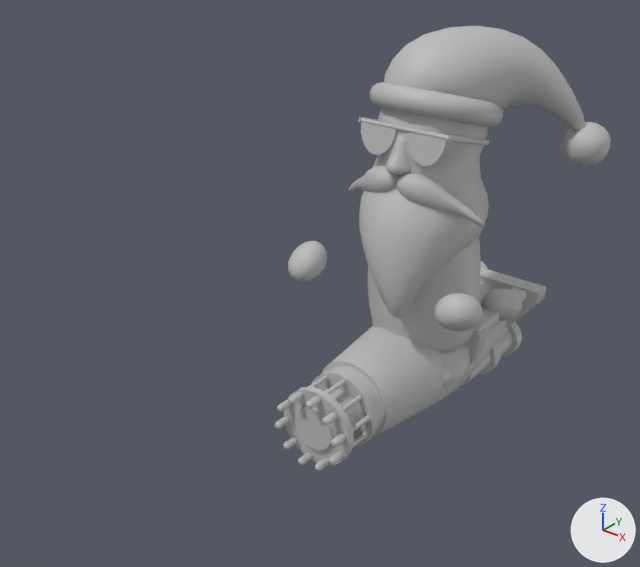
A saved change to the FBX model _UNITY/G1_TD_Santower_Project/Assets/TD/Models_Sprites/Characters/Santa_Low_Poly/Santa.fbx.
The view is the same before and after, from a 50 mm lens placed at (2.34, -3.81, 2.6), pointed at (-0.08, -0.79, 0.73). The lights are fixed; the arrows at lower right show +X, +Y and +Z. Where no turn or scale is listed for an object, it has been applied to the vertices.

The older version as bpy lines, for what is in view:
```python
ob_gatling_canon = bpy.data.objects.new('Gatling_Canon', me_mesh_012)
ob_gatling_canon.location = (0.0, 0.0, 0.0)
ob_gatling_manivelle = bpy.data.objects.new('Gatling_Manivelle', me_mesh_014)
ob_gatling_manivelle.location = (0.0, 0.0, 0.0)
ob_gatling_poignee = bpy.data.objects.new('Gatling_Poignee', me_mesh_013)
ob_gatling_poignee.location = (0.0, 0.0, 0.0)
ob_santa_gatlinghands_l = bpy.data.objects.new('Santa_GatlingHands.L', me_mesh_001)
ob_santa_gatlinghands_l.location = (0.312, 0.413, 0.252)
ob_santa_gatlinghands_r = bpy.data.objects.new('Santa_GatlingHands.R', me_mesh_002)
ob_santa_gatlinghands_r.location = (-0.178, 0.984, 0.065)
ob_santa_hands_r = bpy.data.objects.new('Santa_Hands.R', me_mesh_009)
ob_santa_hands_r.location = (-0.446, -0.406, 0.593)
# also in view: 'Santa_Canon' at (0.01, 0.01, 0.0); 'Santa_Body' at (0.01, -0.05, 0.8); 'Santa_Foot' at (0.01, 0.03, 0.07); 'Santa_Hands.L' at (0.48, -0.42, 0.6); 'Santa_Hat' at (0.19, 0.25, 1.45)
```
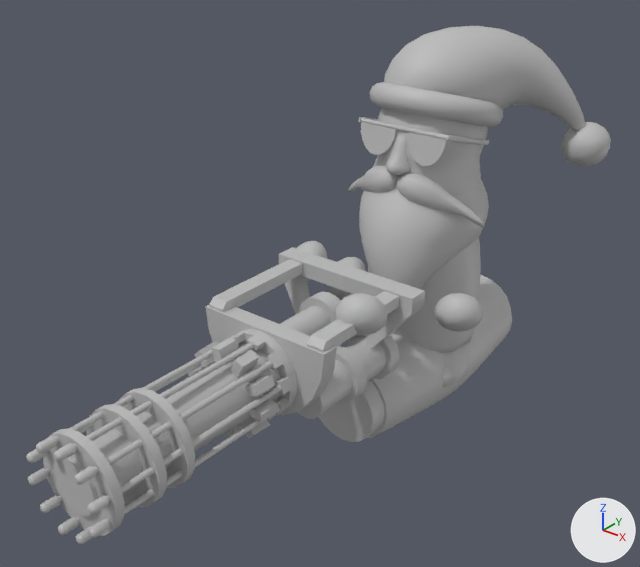
Boxes (x1, y1, x2, y2) around the edits, measured in the pictures (640 x 567 px):
```json
{"object": "Gatling_Canon", "change": "moved", "before": [275, 370, 378, 471], "after": [26, 329, 298, 545]}
{"object": "Gatling_Poignee", "change": "moved", "before": [462, 267, 546, 385], "after": [205, 247, 425, 419]}
{"object": "Santa_GatlingHands.L", "change": "moved", "before": [481, 289, 522, 321], "after": [335, 293, 387, 335]}
{"object": "Gatling_Manivelle", "change": "moved", "after": [280, 292, 341, 336], "on screen": "not visible before"}
{"object": "Santa_GatlingHands.R", "change": "moved", "before": [481, 261, 488, 269], "after": [327, 257, 367, 299]}
```

Scene script edits in JSON lines:
```json
{"op": "set", "path": "ob_santa_gatlinghands_r.location", "old": "(-0.178, 0.984, 0.065)", "new": "(-0.178, -0.405, 0.573)"}
{"op": "set", "path": "ob_gatling_manivelle.location", "old": "(0.0, 0.0, 0.0)", "new": "(0.0, -1.389, 0.509)"}
{"op": "set", "path": "ob_gatling_canon.location", "old": "(0.0, 0.0, 0.0)", "new": "(0.0, -1.389, 0.509)"}
{"op": "set", "path": "ob_gatling_poignee.location", "old": "(0.0, 0.0, 0.0)", "new": "(0.0, -1.389, 0.509)"}
{"op": "set", "path": "ob_santa_gatlinghands_l.location", "old": "(0.312, 0.413, 0.252)", "new": "(0.312, -0.977, 0.761)"}
```
